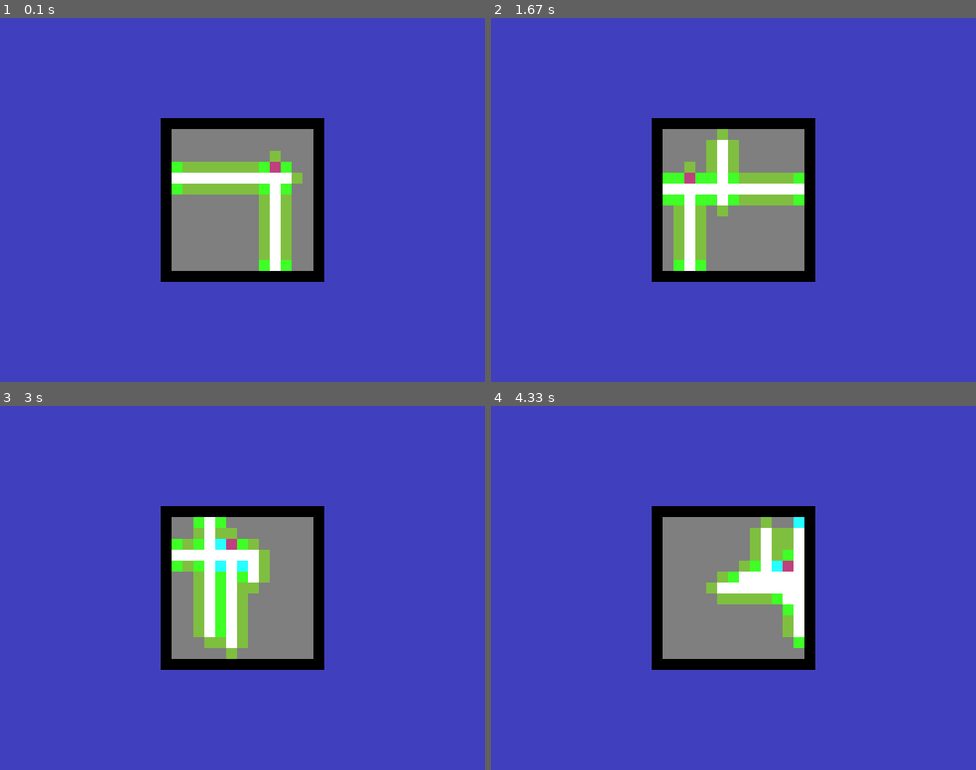
Above: before the commit, frames 1-4 (two rows, left to right).
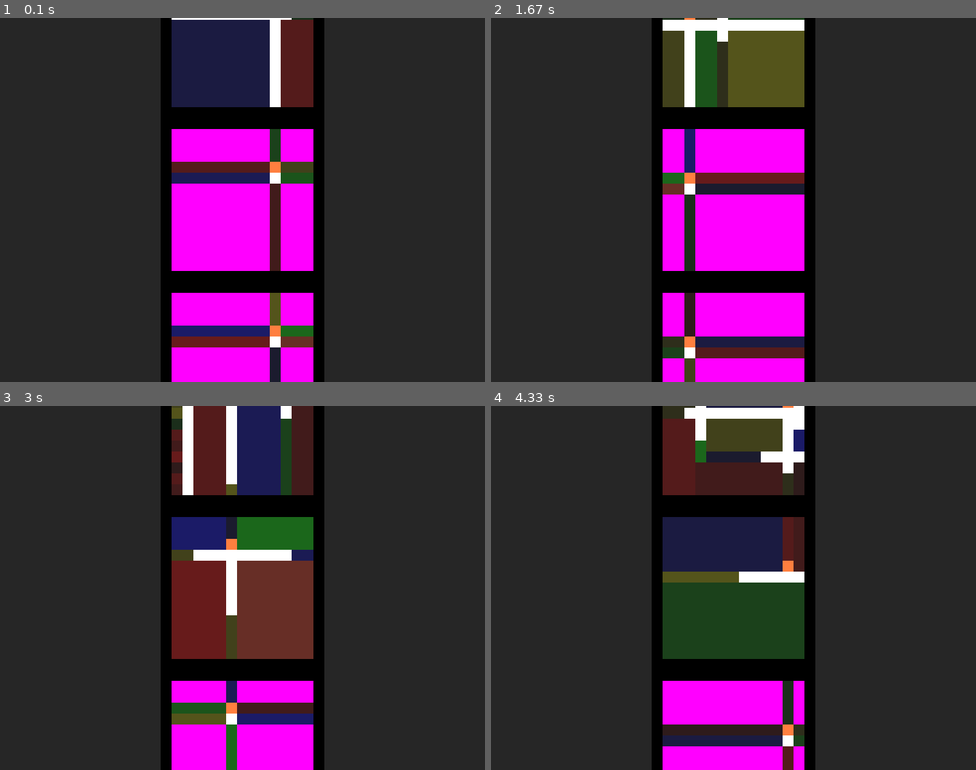
Above: after the commit, the same moments.

Repository: Gamabunta57/golf-lua
Game: LÖVE game, started from main.lua
The game is run twice, just before and just after one commit, with the same random seed, the same clock (stepped at 60 frames per second) and the same inputs.
Inputs:
- Up to frame 1 (0.1 s): no input
- Up to frame 2 (1.67 s): tap S at 0.33 s; tap Z at 0.67, 1.07, 1.37, 1.57 s
- Up to frame 3 (3 s): tap Z at 1.9, 2.2, 2.4, 2.7, 2.97 s
- Up to frame 4 (4.33 s): tap Z at 3.3, 3.6, 3.73, 4.13 s; tap S at 3.38 s

The runs differ from the first frame. In frame 1, 96% of the frame differs, in the area x 0-100%, y 0-100%; in frame 2, 96%; in frame 3, 95%; in frame 4, 96%.

Commit message:
Add a first room expansion algorithm from computed anchors

Diff:
--- a/main.lua
+++ b/main.lua
@@ -14,13 +14,36 @@
 
 local colors = {
     {0, 0, 0, 1}, -- Cell.LIMIT
-    {.5, .5, .5, 1}, -- Cell.UNDEFINED
-    {.75, .25, .5, 1}, -- Cell.ELEVATOR
+    {1, 0, 1, 1}, -- Cell.UNDEFINED
+    {1, .5, .25, 1}, -- Cell.ELEVATOR
     {1, 1, 1, 1}, -- Cell.CORRIDOR
+    {1, 0, 1, 1}, -- Cell.ROOM
     {.5, .75, .25, 1}, -- Cell.hasAnchor // 1
     {.25, 1, .15, 1}, -- Cell.hasAnchor // 2
     {.15, 1, 1, 1}, -- Cell.hasAnchor // 3
     {1, 1, 0, 1}, -- Cell.hasAnchor // 4
+}
+
+local roomColors = {
+    {0, 0, .25, .3},
+    {0, .25, 0, .3},
+    {.25, 0, 0, .3},
+    {.25, .25, 0, .3},
+
+    {0, 0, .5, .3},
+    {0, .5, 0, .3},
+    {.75, 0, 0, .3},
+    {.5, .5, 0, .3},
+
+    {0, 0, .75, .3},
+    {0, .75, 0, .3},
+    {.5, 0, 0, .3},
+    {.75, .75, 0, .3},
+
+    {0, 0, 1, .3},
+    {0, 1, 0, .3},
+    {1, 0, 0, .3},
+    {1, .25, .15, .3},
 }
 
 local wasZPressed = false
@@ -28,14 +51,14 @@
 local wasRPressed = false
 
 function regenerateMap()
-    map = Map:new(15, 15, 1)
+    map = Map:new(15, 15, 3)
     love.math.setRandomSeed(seed)
     generator = Generator:new(map, prng)
     generator:generateMap(maxStepCount)
 end
 
 function love.load()
-    love.graphics.setBackgroundColor(.25, .25, .75, 1)
+    love.graphics.setBackgroundColor(.15, .15, .15, 1)
     tileSet = love.graphics.newImage("assets/images/tileset.png")
     quads[1] = love.graphics.newQuad(0, 0, CELL_SIZE, CELL_SIZE, 0, 0)
 
@@ -85,14 +108,16 @@
 
                 local cell = map.floorCells[z][i]
                 local anchorCount = cell:anchorCount()
-                if anchorCount == 1 then
-                    love.graphics.setColor(colors[5])
+                if cell.tileRef == Cell.ROOM then
+                    love.graphics.setColor(roomColors[(cell.roomIndex % #roomColors) + 1])
+                elseif anchorCount == 1 then
+                    love.graphics.setColor(colors[6])
                 elseif anchorCount == 2 then
-                    love.graphics.setColor(colors[6])
+                    love.graphics.setColor(colors[7])
                 elseif anchorCount == 3 then
-                    love.graphics.setColor(colors[7])
+                    love.graphics.setColor(colors[8])
                 elseif anchorCount == 4 then
-                    love.graphics.setColor(colors[8])
+                    love.graphics.setColor(colors[9])
                 else
                     love.graphics.setColor(colors[cell.tileRef])
                 end
--- a/src/data/cell.lua
+++ b/src/data/cell.lua
@@ -3,6 +3,7 @@
     UNDEFINED = 2,
     ELEVATOR = 3,
     CORRIDOR = 4,
+    ROOM = 5,
 }
 
 Cell.__index = Cell
@@ -10,16 +11,21 @@
 function Cell:new()
     local o = {
         tileRef = Cell.UNDEFINED,
-        anchor = {
-            toTop = false,
-            toRight = false,
-            toBottom = false,
-            toLeft = false,
-        },
+        roomIndex = 0,
+        anchor = Cell.getEmptyAnchors(),
     }
     setmetatable(o, self)
     self.__index = self
     return o
+end
+
+function Cell.getEmptyAnchors()
+    return {
+        toTop = false,
+        toRight = false,
+        toBottom = false,
+        toLeft = false,
+    }
 end
 
 function Cell:hasAnchor()
--- a/src/data/map.lua
+++ b/src/data/map.lua
@@ -8,7 +8,8 @@
         width = width or 1,
         height = height or 1,
         depth = depth or 1,
-        floorCells = {}
+        floorCells = {},
+        floorRooms = {},
     }
 
     setmetatable(o, self)
@@ -26,5 +27,6 @@
             currentFlooCells[xy] = Cell:new()
         end
         self.floorCells[z] = currentFlooCells
+        self.floorRooms[z] = {}
     end
 end
--- a/src/generators/generator.lua
+++ b/src/generators/generator.lua
@@ -26,17 +26,150 @@
     self:_initialise()
     self:_buildCorridors(maxStepCount)
     -- self:_buildFakeCorridors(maxStepCount)
-    self:_setRoomAnchors(maxStepCount)
-end
-
-function Generator:_setRoomAnchors(maxStepCount)
+    local anchorsLists = self:_setRoomAnchors()
+    self:_placeRooms(anchorsLists)
+end
+
+function Generator:_placeRooms(anchorsLists)
     local width = self.map.width
     local height = self.map.height
 
-    local step = 0
+    local roomIndex = 1 -- avoid 0 has it's the cell defaut value
 
     for z = 1, self.map.depth do
         local floorCells = self.map.floorCells[z]
+        local floorAnchorsLists = anchorsLists[z]
+        for l = #floorAnchorsLists, 1, -1 do
+            local currentList = floorAnchorsLists[l]
+            for i = 1, #currentList do
+                local currentCellIndex = currentList[i]
+                local currentCell = floorCells[currentCellIndex]
+
+                local growthDirectionOffsets = self:_getGrowthDirectionOffsets(currentCell)
+
+                if #growthDirectionOffsets == 0 then
+                    self:_markSingleCellRoom(floorCells, currentCellIndex, roomIndex)
+                    roomIndex = roomIndex + 1
+                elseif #growthDirectionOffsets == 1 then
+                    self:_growInSingleDirection(floorCells, currentCellIndex, growthDirectionOffsets[1], roomIndex)
+                    roomIndex = roomIndex + 1
+                elseif #growthDirectionOffsets == 2 then
+                    self:_growInDiagonalDirection(floorCells, currentCellIndex, growthDirectionOffsets, roomIndex)
+                    roomIndex = roomIndex + 1
+                end
+            end
+        end
+    end
+end
+
+function Generator:_getGrowthDirectionOffsets(currentCell)
+    local growthDirectionOffsets = {}
+    local anchor = currentCell.anchor
+    local horizontalOffset = 0
+    local verticalOffset = 0
+
+    if (anchor.toLeft) then
+        horizontalOffset = -1
+    end
+    if (anchor.toRight) then
+        horizontalOffset = horizontalOffset + 1
+    end
+    if (anchor.toTop) then
+        verticalOffset = -self.map.width
+    end
+    if (anchor.toBottom) then
+        verticalOffset = verticalOffset + self.map.width
+    end
+
+    if not (horizontalOffset == 0) then
+        growthDirectionOffsets[1] = horizontalOffset
+    end
+
+    if not (verticalOffset == 0) then
+        growthDirectionOffsets[#growthDirectionOffsets +1 ] = verticalOffset
+    end
+
+    return growthDirectionOffsets
+end
+
+function Generator:_markSingleCellRoom(floorCells, cellIndex, roomIndex)
+    local currentCell = floorCells[cellIndex]
+    if currentCell.tileRef == Cell.UNDEFINED then -- in case of a growth of a room covered it
+        currentCell.anchor = Cell.getEmptyAnchors()
+        currentCell.tileRef = Cell.ROOM
+        currentCell.roomIndex = roomIndex
+    end
+end
+
+function Generator:_growInSingleDirection(floorCells, cellIndex, directionOffset, roomIndex)
+    local currentCell = floorCells[cellIndex]
+    while currentCell.tileRef == Cell.UNDEFINED do
+        currentCell.anchor = Cell.getEmptyAnchors()
+        currentCell.tileRef = Cell.ROOM
+        currentCell.roomIndex = roomIndex
+        cellIndex = cellIndex + directionOffset
+        currentCell = floorCells[cellIndex]
+    end
+end
+
+function Generator:_growInDiagonalDirection(floorCells, cellIndex, directionOffset, roomIndex)
+    local firstDirection = directionOffset[1]
+    local secondDirection = directionOffset[2]
+
+    local currentCellIndexList = {}
+
+    local sizeMaxInFirstDirection = 0
+    local currentCellIndex = cellIndex
+    local currentCell = floorCells[currentCellIndex]
+    while currentCell.tileRef == Cell.UNDEFINED do
+        sizeMaxInFirstDirection = sizeMaxInFirstDirection + 1
+        currentCellIndex = currentCellIndex + firstDirection
+        currentCell = floorCells[currentCellIndex]
+    end
+
+    local sizeMaxInSecondDirection = 0
+    local canExpandInSecondDirection = true
+    while canExpandInSecondDirection do
+        for i = 0, sizeMaxInFirstDirection - 1 do
+            if canExpandInSecondDirection then
+                local currentCellIndex = cellIndex + (secondDirection * (sizeMaxInSecondDirection + 1)) + (firstDirection * i)
+                if not (floorCells[currentCellIndex].tileRef == Cell.UNDEFINED) then
+                    canExpandInSecondDirection = false
+                end
+            end
+        end
+        if canExpandInSecondDirection then
+            sizeMaxInSecondDirection = sizeMaxInSecondDirection + 1
+        end
+    end
+
+    for i = 0, sizeMaxInFirstDirection - 1 do
+        local firstDirectionOffset = i * firstDirection
+        for j = 0, sizeMaxInSecondDirection do
+            local secondDirectionOffset = j * secondDirection
+            local currentCellIndex = cellIndex + firstDirectionOffset + secondDirectionOffset
+
+            local currentCell = floorCells[currentCellIndex]
+            currentCell.anchor = Cell.getEmptyAnchors()
+            currentCell.tileRef = Cell.ROOM
+            currentCell.roomIndex = roomIndex
+        end
+    end
+end
+
+function Generator:_setRoomAnchors()
+    local width = self.map.width
+    local height = self.map.height
+
+    local anchorsLists = {}
+
+    for z = 1, self.map.depth do
+        local floorCells = self.map.floorCells[z]
+        anchorsLists[z] = {
+            {}, -- index 1: zero growth direction anchor (4 direction anchors or 2 directions with only opposites)
+            {}, -- index 2: single direction anchor
+            {}, -- index 3: diagnoral direction anchor
+        }
         for y = 1, height - 1 do
             for x = 1, width - 1 do
 
@@ -48,43 +181,52 @@
                     local rightCell = floorCells[cellIndex + 1]
                     local topCell = floorCells[cellIndex - width]
                     local bottomCell = floorCells[cellIndex + width]
+                    local anchorSet = false
 
                     -- next to a corridor or the elevator
                     if (topCell.tileRef == Cell.CORRIDOR or topCell.tileRef == Cell.ELEVATOR) then
                         self:_placeAnchorAt(floorCells, cellIndex, Anchors.TO_BOTTOM)
+                        anchorSet = true
                     end
                     if (rightCell.tileRef == Cell.CORRIDOR or rightCell.tileRef == Cell.ELEVATOR) then
                         self:_placeAnchorAt(floorCells, cellIndex, Anchors.TO_LEFT)
+                        anchorSet = true
                     end
                     if (bottomCell.tileRef == Cell.CORRIDOR or bottomCell.tileRef == Cell.ELEVATOR) then
                         self:_placeAnchorAt(floorCells, cellIndex, Anchors.TO_TOP)
+                        anchorSet = true
                     end
                     if (leftCell.tileRef == Cell.CORRIDOR or leftCell.tileRef == Cell.ELEVATOR) then
                         self:_placeAnchorAt(floorCells, cellIndex, Anchors.TO_RIGHT)
+                        anchorSet = true
                     end
 
                     -- next to a corridor or the elevator and next to the border
                     if (rightCell.tileRef == Cell.LIMIT) then
                         if ((bottomCell.tileRef == Cell.CORRIDOR or bottomCell.tileRef == Cell.ELEVATOR) or (topCell.tileRef == Cell.CORRIDOR or topCell.tileRef == Cell.ELEVATOR)) then
                             self:_placeAnchorAt(floorCells, cellIndex, Anchors.TO_LEFT)
+                            anchorSet = true
                         end
                     end
 
                     if (leftCell.tileRef == Cell.LIMIT) then
                         if ((bottomCell.tileRef == Cell.CORRIDOR or bottomCell.tileRef == Cell.ELEVATOR) or (topCell.tileRef == Cell.CORRIDOR or topCell.tileRef == Cell.ELEVATOR)) then
                             self:_placeAnchorAt(floorCells, cellIndex, Anchors.TO_RIGHT)
+                            anchorSet = true
                         end
                     end
 
                     if (topCell.tileRef == Cell.LIMIT) then
                         if ((leftCell.tileRef == Cell.CORRIDOR or leftCell.tileRef == Cell.ELEVATOR) or (rightCell.tileRef == Cell.CORRIDOR or rightCell.tileRef == Cell.ELEVATOR)) then
                             self:_placeAnchorAt(floorCells, cellIndex, Anchors.TO_BOTTOM)
+                            anchorSet = true
                         end
                     end
 
                     if (bottomCell.tileRef == Cell.LIMIT) then
                         if ((leftCell.tileRef == Cell.CORRIDOR or leftCell.tileRef == Cell.ELEVATOR) or (rightCell.tileRef == Cell.CORRIDOR or rightCell.tileRef == Cell.ELEVATOR)) then
                             self:_placeAnchorAt(floorCells, cellIndex, Anchors.TO_TOP)
+                            anchorSet = true
                         end
                     end
 
@@ -94,6 +236,7 @@
                         if ((bottomCell.tileRef == Cell.CORRIDOR or bottomCell.tileRef == Cell.ELEVATOR) or (leftCell.tileRef == Cell.CORRIDOR or leftCell.tileRef == Cell.ELEVATOR)) then
                             self:_placeAnchorAt(floorCells, cellIndex, Anchors.TO_BOTTOM)
                             self:_placeAnchorAt(floorCells, cellIndex, Anchors.TO_LEFT)
+                            anchorSet = true
                         end
                     end
 
@@ -101,6 +244,7 @@
                         if ((leftCell.tileRef == Cell.CORRIDOR or leftCell.tileRef == Cell.ELEVATOR) or (topCell.tileRef == Cell.CORRIDOR or topCell.tileRef == Cell.ELEVATOR)) then
                             self:_placeAnchorAt(floorCells, cellIndex, Anchors.TO_LEFT)
                             self:_placeAnchorAt(floorCells, cellIndex, Anchors.TO_TOP)
+                            anchorSet = true
                         end
                     end
 
@@ -108,6 +252,7 @@
                         if ((topCell.tileRef == Cell.CORRIDOR or topCell.tileRef == Cell.ELEVATOR) or (rightCell.tileRef == Cell.CORRIDOR or rightCell.tileRef == Cell.ELEVATOR)) then
                             self:_placeAnchorAt(floorCells, cellIndex, Anchors.TO_TOP)
                             self:_placeAnchorAt(floorCells, cellIndex, Anchors.TO_RIGHT)
+                            anchorSet = true
                         end
                     end
 
@@ -115,14 +260,20 @@
                         if ((rightCell.tileRef == Cell.CORRIDOR or rightCell.tileRef == Cell.ELEVATOR) or (bottomCell.tileRef == Cell.CORRIDOR or bottomCell.tileRef == Cell.ELEVATOR)) then
                             self:_placeAnchorAt(floorCells, cellIndex, Anchors.TO_RIGHT)
                             self:_placeAnchorAt(floorCells, cellIndex, Anchors.TO_BOTTOM)
-                        end
+                            anchorSet = true
+                        end
+                    end
+
+                    if anchorSet then
+                        local directions = self:_getGrowthDirectionOffsets(currentCell)
+                        local anchorsList = anchorsLists[z][#directions + 1]
+                        anchorsList[#anchorsList + 1] = cellIndex
                     end
                 end
-
-                step = step + 1
             end
         end
     end
+    return anchorsLists
 end
 
 function Generator:_placeAnchorAt(floorCells, cellIndex, anchorDirection)
